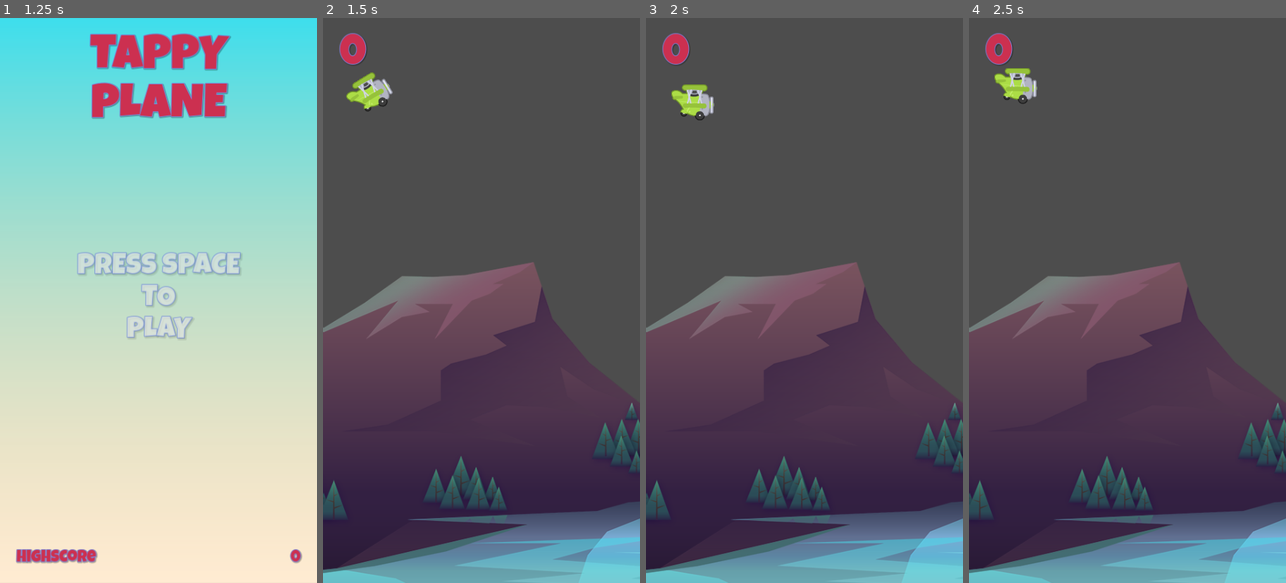
Above: before the commit, frames 1-4 (left to right).
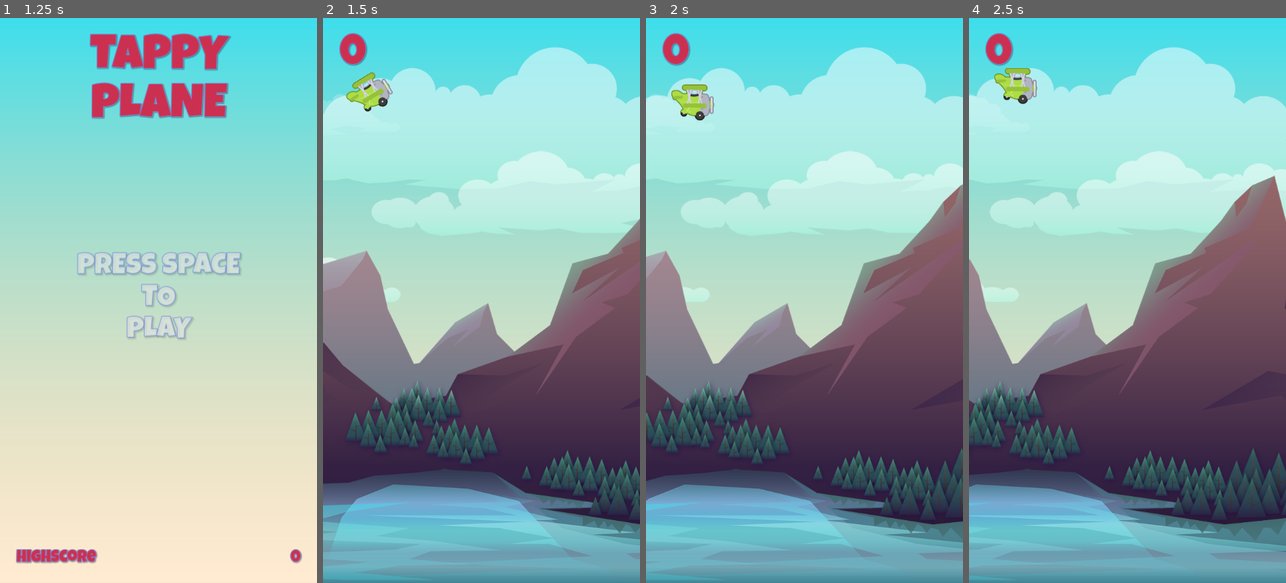
Above: after the commit, the same moments.

Repository: justknick/FlappyPlane
Game: Godot game, scene res://scenes/main/main.tscn
Same seed, same stepped clock (60 frames per second), same inputs: the game is played once before the commit and once after it.
Inputs:
- Up to frame 1 (1.25 s): tap Enter at 0.5 s; tap Space (fly) at 0.6 s
- Up to frame 2 (1.5 s): tap Space (fly) at 1.25, 1.35 s
- Up to frame 3 (2 s): no input
- Up to frame 4 (2.5 s): tap Space (fly) at 2.1 s

Frame 1 is identical in both runs. In frame 2, 80% of the frame differs, in the area x 0-100%, y 0-100%; in frame 3, 80%; in frame 4, 78%.

Commit message:
implemented parallax background // updated plane (has engine sound) and game scenes (instantiated parallax_bg)

Diff:
--- a/scenes/game/game.tscn
+++ b/scenes/game/game.tscn
@@ -1,15 +1,46 @@
-[gd_scene load_steps=8 format=3 uid="uid://qauiuo45nbdc"]
+[gd_scene load_steps=14 format=3 uid="uid://qauiuo45nbdc"]
 
 [ext_resource type="Script" path="res://scenes/game/game.gd" id="1_fbbii"]
 [ext_resource type="Texture2D" uid="uid://c7dvjhccyx7ky" path="res://assets/background/rocks_2.png" id="1_mvhpg"]
 [ext_resource type="PackedScene" uid="uid://jfi0ppuvuvw4" path="res://scenes/ui/game_over_ui.tscn" id="2_6hett"]
 [ext_resource type="PackedScene" uid="uid://cs4om4gmnvroj" path="res://scenes/game_objects/barrier.tscn" id="2_d8dld"]
 [ext_resource type="PackedScene" uid="uid://bdw12xg7ck05n" path="res://scenes/plane/plane.tscn" id="2_hryod"]
+[ext_resource type="PackedScene" uid="uid://b1woekehkvpef" path="res://scenes/game_objects/parallax_bg.tscn" id="2_udyaa"]
+[ext_resource type="Texture2D" uid="uid://djsrogbwcyfsg" path="res://assets/background/sky.png" id="3_4nqw0"]
 [ext_resource type="PackedScene" uid="uid://dxiphxv2penc" path="res://scenes/manager/column_spawn_manager.tscn" id="3_qdshy"]
 [ext_resource type="PackedScene" uid="uid://pnp6p4adbm2v" path="res://scenes/ui/hud.tscn" id="3_slr84"]
+[ext_resource type="Texture2D" uid="uid://wg4qyyq8y300" path="res://assets/background/clouds_1.png" id="4_b8up3"]
+[ext_resource type="Texture2D" uid="uid://dybuv7dqu87wh" path="res://assets/background/clouds_2.png" id="5_5yfyr"]
+[ext_resource type="Texture2D" uid="uid://c72ocj4yxcs0g" path="res://assets/background/rocks_1.png" id="6_gvvw3"]
+[ext_resource type="PackedScene" uid="uid://bh3f0128872pt" path="res://scenes/game_objects/game_bg_parallax.tscn" id="8_o03el"]
 
 [node name="Game" type="Node2D"]
 script = ExtResource("1_fbbii")
+
+[node name="ParallaxBG_Set" type="Node2D" parent="."]
+position = Vector2(0, 427)
+
+[node name="ParallaxBG" parent="ParallaxBG_Set" instance=ExtResource("2_udyaa")]
+texture = ExtResource("3_4nqw0")
+
+[node name="ParallaxBG2" parent="ParallaxBG_Set" instance=ExtResource("2_udyaa")]
+scroll_scale = Vector2(0.2, 0.2)
+texture = ExtResource("4_b8up3")
+
+[node name="ParallaxBG3" parent="ParallaxBG_Set" instance=ExtResource("2_udyaa")]
+scroll_scale = Vector2(0.35, 0.35)
+texture = ExtResource("5_5yfyr")
+
+[node name="ParallaxBG4" parent="ParallaxBG_Set" instance=ExtResource("2_udyaa")]
+scroll_scale = Vector2(0.6, 0.6)
+texture = ExtResource("6_gvvw3")
+
+[node name="ParallaxBG5" parent="ParallaxBG_Set" instance=ExtResource("2_udyaa")]
+scroll_scale = Vector2(0.8, 0.8)
+texture = ExtResource("1_mvhpg")
+
+[node name="GameBGParallax" parent="." instance=ExtResource("8_o03el")]
+visible = false
 
 [node name="CanvasLayer" type="CanvasLayer" parent="."]
 
@@ -26,6 +57,7 @@
 [node name="ColumnSpawnManager" parent="." instance=ExtResource("3_qdshy")]
 
 [node name="Sprite2D" type="Sprite2D" parent="."]
+visible = false
 position = Vector2(340, 397)
 texture = ExtResource("1_mvhpg")
 
--- /dev/null
+++ b/scenes/game_objects/bg_parallax_layer.gd
@@ -0,0 +1,24 @@
+extends ParallaxLayer
+
+# for this course, we'll use 1920 x 1080
+const image_bg_width: float = 1920.0
+const image_bg_height: float = 1080.0
+
+@onready var sprite_2d: Sprite2D = $Sprite2D
+
+@export var texture: Texture2D
+@export var scroll_scale: float = 0.0
+
+
+# this scene/script is for one of the parallax backgrounds
+func _ready() -> void:
+	# motion scale is a property of parallax layer node
+	motion_scale.x = scroll_scale
+	# scale the texture sprite to fit the height of the screen
+	# for parallax, making assumption it is wider than is taller
+	var scale_factor = get_viewport_rect().size.y / image_bg_height
+
+	sprite_2d.texture = texture
+	sprite_2d.scale = Vector2(scale_factor, scale_factor)
+
+	motion_mirroring.x = image_bg_width * scale_factor
--- /dev/null
+++ b/scenes/game_objects/bg_parallax_layer.tscn
@@ -0,0 +1,9 @@
+[gd_scene load_steps=2 format=3 uid="uid://ckoflyjbsbhoc"]
+
+[ext_resource type="Script" path="res://scenes/game_objects/bg_parallax_layer.gd" id="1_pcdbi"]
+
+[node name="BGParallaxLayer" type="ParallaxLayer"]
+script = ExtResource("1_pcdbi")
+
+[node name="Sprite2D" type="Sprite2D" parent="."]
+centered = false
--- a/scenes/game_objects/column.gd
+++ b/scenes/game_objects/column.gd
@@ -2,7 +2,7 @@
 
 class_name Column
 
-@onready var audio_stream_player: AudioStreamPlayer = $ColumnScoreSound
+@onready var audio_stream_player: AudioStreamPlayer = $ScoreSound
 
 # course 59.18 - troubleshoot needed
 #func _ready() -> void:
--- a/scenes/game_objects/column.tscn
+++ b/scenes/game_objects/column.tscn
@@ -8,7 +8,7 @@
 [node name="Column" type="Node2D"]
 script = ExtResource("1_qopgd")
 
-[node name="ColumnScoreSound" type="AudioStreamPlayer" parent="."]
+[node name="ScoreSound" type="AudioStreamPlayer" parent="."]
 stream = ExtResource("1_8qp88")
 
 [node name="VisibleOnScreenNotifier2D" type="VisibleOnScreenNotifier2D" parent="."]
--- /dev/null
+++ b/scenes/game_objects/game_bg_parallax.gd
@@ -0,0 +1,13 @@
+extends ParallaxBackground
+
+
+func _ready():
+	SignalManager.on_plane_defeat.connect(on_defeat)
+
+
+func _process(delta: float) -> void:
+	scroll_offset.x -= GameManager.SCROLL_SPEED * delta
+
+
+func on_defeat() -> void:
+	set_process(false)
--- /dev/null
+++ b/scenes/game_objects/game_bg_parallax.tscn
@@ -0,0 +1,26 @@
+[gd_scene load_steps=7 format=3 uid="uid://bh3f0128872pt"]
+
+[ext_resource type="PackedScene" uid="uid://ckoflyjbsbhoc" path="res://scenes/game_objects/bg_parallax_layer.tscn" id="1_6b3w0"]
+[ext_resource type="Script" path="res://scenes/game_objects/game_bg_parallax.gd" id="1_7vup7"]
+[ext_resource type="Texture2D" uid="uid://djsrogbwcyfsg" path="res://assets/background/sky.png" id="2_s1ufw"]
+[ext_resource type="Texture2D" uid="uid://dybuv7dqu87wh" path="res://assets/background/clouds_2.png" id="3_of7d8"]
+[ext_resource type="Texture2D" uid="uid://c72ocj4yxcs0g" path="res://assets/background/rocks_1.png" id="4_7oqyi"]
+[ext_resource type="Texture2D" uid="uid://c7dvjhccyx7ky" path="res://assets/background/rocks_2.png" id="5_m5aor"]
+
+[node name="GameBGParallax" type="ParallaxBackground"]
+script = ExtResource("1_7vup7")
+
+[node name="BGParallaxLayer" parent="." instance=ExtResource("1_6b3w0")]
+texture = ExtResource("2_s1ufw")
+
+[node name="BGParallaxLayer2" parent="." instance=ExtResource("1_6b3w0")]
+texture = ExtResource("3_of7d8")
+scroll_scale = 0.3
+
+[node name="BGParallaxLayer3" parent="." instance=ExtResource("1_6b3w0")]
+texture = ExtResource("4_7oqyi")
+scroll_scale = 0.5
+
+[node name="BGParallaxLayer4" parent="." instance=ExtResource("1_6b3w0")]
+texture = ExtResource("5_m5aor")
+scroll_scale = 0.75
--- /dev/null
+++ b/scenes/game_objects/parallax_bg.gd
@@ -0,0 +1,21 @@
+extends Parallax2D
+
+@onready var sprite_2d: Sprite2D = $Sprite2D
+
+@export var texture: Texture2D
+
+
+func _ready() -> void:
+	var scale_factor = get_viewport_rect().size.y / texture.get_height()
+	sprite_2d.texture = texture
+	sprite_2d.scale = Vector2(scale_factor, scale_factor)
+	repeat_size.x = texture.get_width() * scale_factor
+	SignalManager.on_plane_defeat.connect(on_defeat)
+
+
+func _process(delta: float) -> void:
+	screen_offset.x += GameManager.SCROLL_SPEED * delta
+
+
+func on_defeat() -> void:
+	set_process(false)
--- /dev/null
+++ b/scenes/game_objects/parallax_bg.tscn
@@ -0,0 +1,9 @@
+[gd_scene load_steps=2 format=3 uid="uid://b1woekehkvpef"]
+
+[ext_resource type="Script" path="res://scenes/game_objects/parallax_bg.gd" id="1_no2vg"]
+
+[node name="ParallaxBG" type="Parallax2D"]
+follow_viewport = false
+script = ExtResource("1_no2vg")
+
+[node name="Sprite2D" type="Sprite2D" parent="."]
--- a/scenes/main/main.gd
+++ b/scenes/main/main.gd
@@ -4,7 +4,7 @@
 @onready var start_label: Label = $MarginContainer/StartLabel
 @onready var score_label: Label = $MarginContainer/ScoreLabel
 
-var startable = false
+var start_game_msg = false
 
 func _ready():
 	bgm_sound.play()
@@ -12,11 +12,11 @@
 
 
 func _process(_delta: float) -> void:
-	if startable == true:
+	if start_game_msg == true:
 		if Input.is_action_just_pressed("fly") == true:
 			GameManager.load_game_scene()
 
 
 func _on_timer_timeout() -> void:
-	startable = true
+	start_game_msg = true
 	start_label.visible = true
--- a/scenes/plane/plane.gd
+++ b/scenes/plane/plane.gd
@@ -2,16 +2,15 @@
 
 class_name PlayerPlane
 
-
 @onready var plane_animated_sprite: AnimatedSprite2D = $PlaneAnimatedSprite
 @onready var plane_animated_player: AnimationPlayer = $PlaneAnimatedPlayer
+@onready var plane_sound: AudioStreamPlayer = $PlaneSound
 
 const GRAVITY: float = 1000.0
 const POWER: float = -350.0
 
 
 func _physics_process(delta: float) -> void:
-	#print(velocity)
 	# set gravity effect
 	velocity.y += GRAVITY * delta
 	# get player input
@@ -34,4 +33,5 @@
 func defeat() -> void:
 	set_physics_process(false)
 	plane_animated_sprite.stop()
+	plane_sound.stop()
 	SignalManager.on_plane_defeat.emit()
--- a/scenes/plane/plane.tscn
+++ b/scenes/plane/plane.tscn
@@ -1,7 +1,8 @@
-[gd_scene load_steps=7 format=3 uid="uid://bdw12xg7ck05n"]
+[gd_scene load_steps=8 format=3 uid="uid://bdw12xg7ck05n"]
 
 [ext_resource type="SpriteFrames" uid="uid://bxlny5p2fvly7" path="res://assets/plane/plane_frames.tres" id="1_qoinm"]
 [ext_resource type="Script" path="res://scenes/plane/plane.gd" id="1_r8bex"]
+[ext_resource type="AudioStream" uid="uid://cdbfqad11co3l" path="res://assets/audio/engine.mp3" id="2_biylr"]
 
 [sub_resource type="Animation" id="Animation_7rdyw"]
 length = 0.001
@@ -12,6 +13,18 @@
 tracks/0/interp = 1
 tracks/0/loop_wrap = true
 tracks/0/keys = {
+"times": PackedFloat32Array(0),
+"transitions": PackedFloat32Array(1),
+"update": 0,
+"values": [0.0]
+}
+tracks/1/type = "value"
+tracks/1/imported = false
+tracks/1/enabled = true
+tracks/1/path = NodePath(".:rotation")
+tracks/1/interp = 1
+tracks/1/loop_wrap = true
+tracks/1/keys = {
 "times": PackedFloat32Array(0),
 "transitions": PackedFloat32Array(1),
 "update": 0,
@@ -47,6 +60,11 @@
 [node name="Plane" type="CharacterBody2D" groups=["plane"]]
 script = ExtResource("1_r8bex")
 
+[node name="PlaneSound" type="AudioStreamPlayer" parent="."]
+stream = ExtResource("2_biylr")
+volume_db = -5.0
+autoplay = true
+
 [node name="PlaneAnimatedPlayer" type="AnimationPlayer" parent="."]
 libraries = {
 "": SubResource("AnimationLibrary_1d8x3")
Not shown, changed: assets/audio/engine.mp3.import
